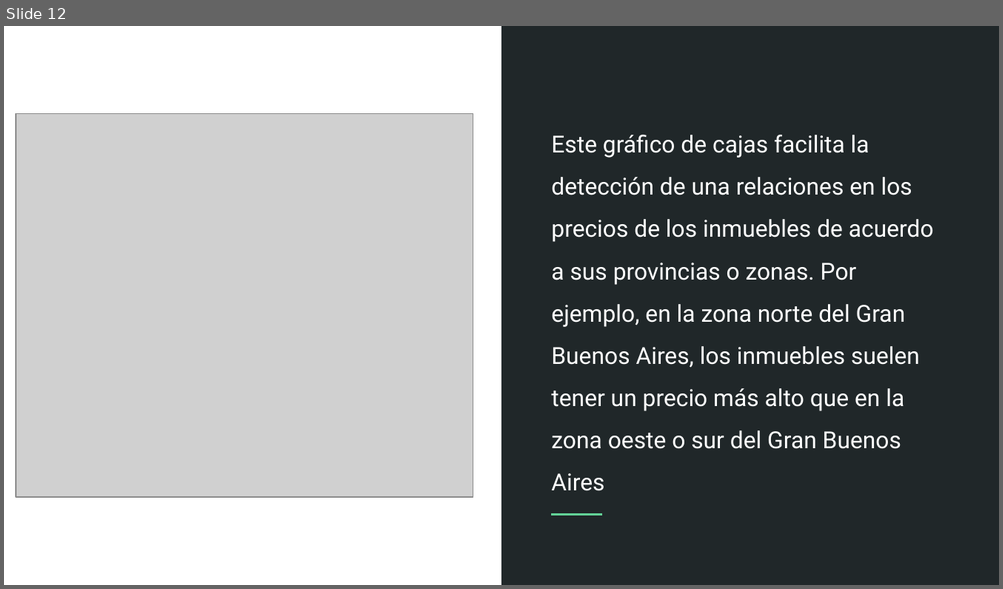
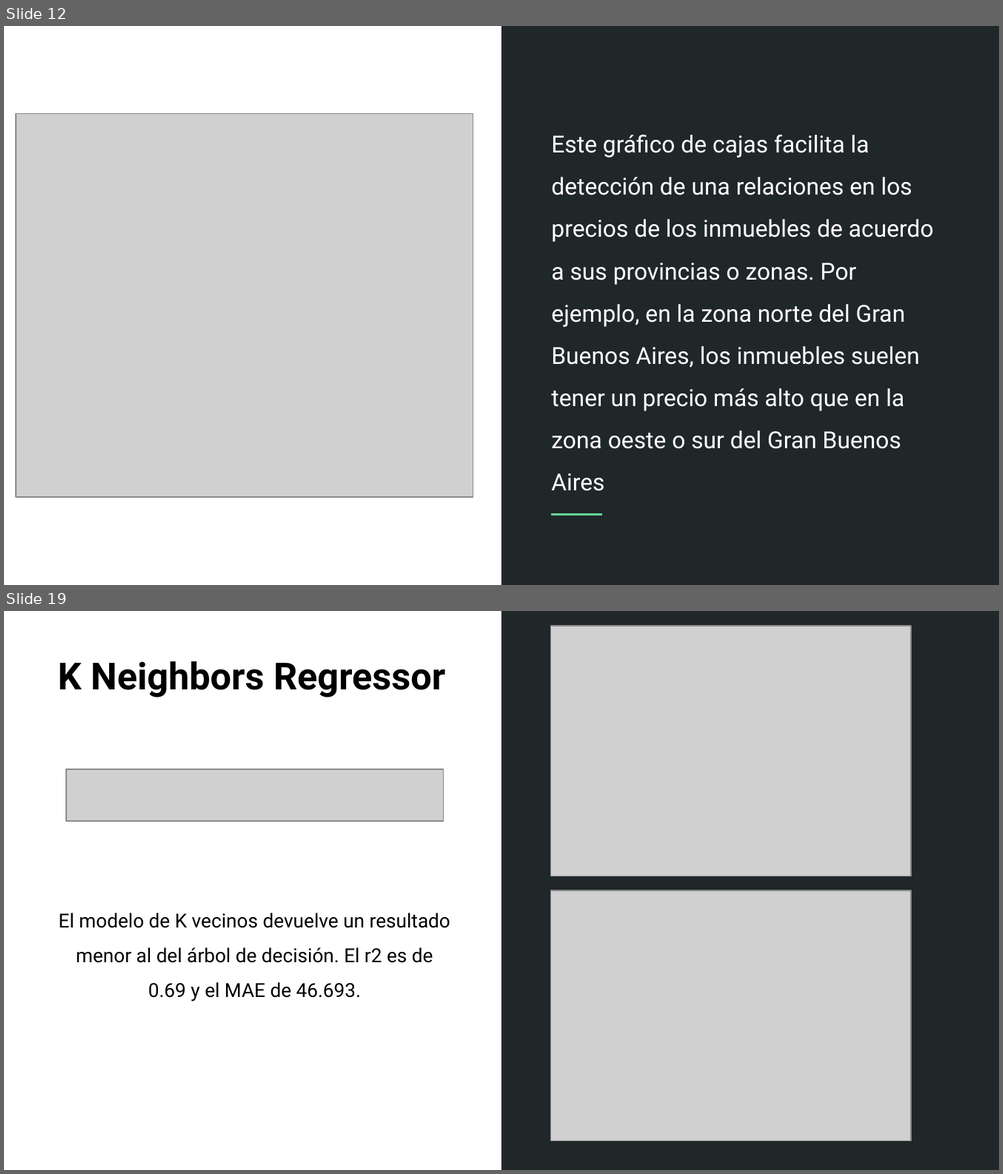
Before and after one commit to marcoavillani/argprops, a slide deck: Predicción de Precios Inmobiliarios.pptx. Shown one above the other, each under a label of ours: slide 12 before the commit, slides 12 and 19 after it; the slides between them are not shown. The pictures are 1003x589 and 1003x1174 pixels, drawn with LibreOffice and Linux fonts; fonts in the diff are those of the drawing; grey boxes stand for pictures. Boxes give left, top, right and bottom in pixels: in the first picture for what was removed or moved away, otherwise in the second. Text is boxed around its words. In the diff, an @@ line names an element or a change of style, - is before the commit and + after.

```diff
--- a/Predicción de Precios Inmobiliarios.pptx
+++ b/Predicción de Precios Inmobiliarios.pptx
@@ slide 19 added at [4,611,999,1170], background #FFFFFF; not listed: 2 template elements that a slide beside it also shows @@
@@ picture added at [550,626,910,877] @@
@@ text added at [58,661,445,698], 27 pt, text #000000, bold @@
+K Neighbors Regressor
@@ picture added at [65,769,443,821] @@
@@ picture added at [550,891,910,1141] @@
@@ text added at [59,913,450,1002], 14 pt, text #000000 @@
+El modelo de K vecinos devuelve un resultado menor al del árbol de decisión. El r2 es de 0.69 y el MAE de 46.693.
```
Also in this commit, not shown: 1 slide changed, 10 other slides added, 1 slide removed, 1 other file.
